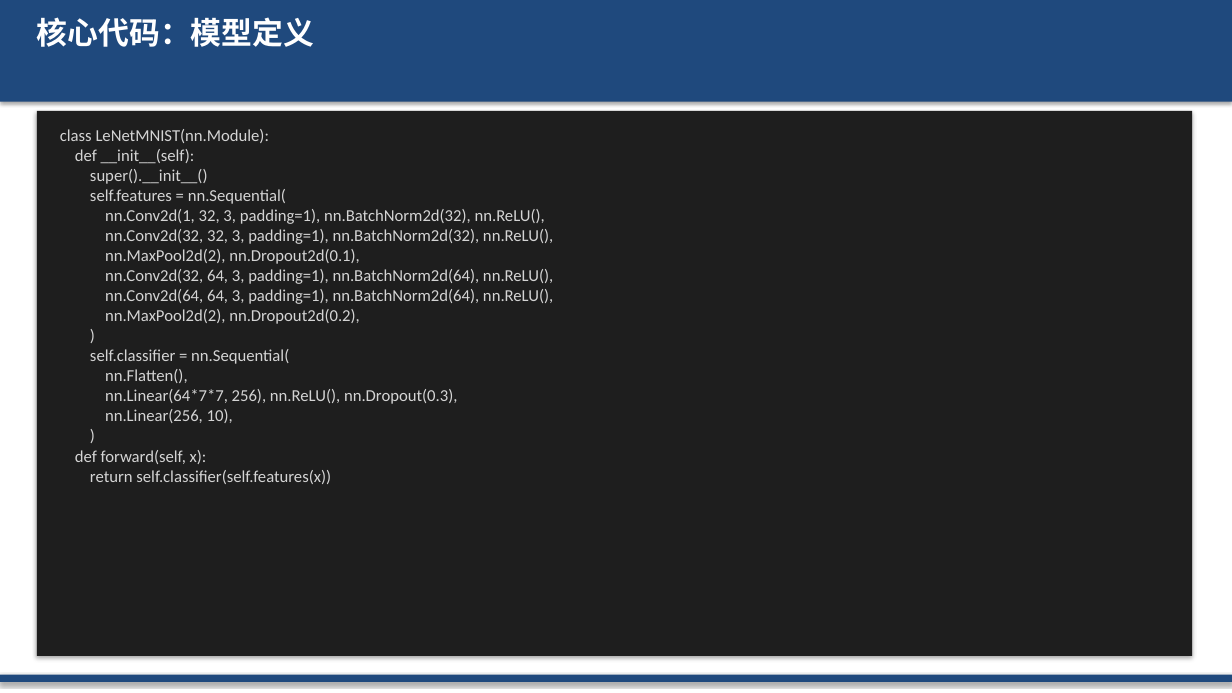
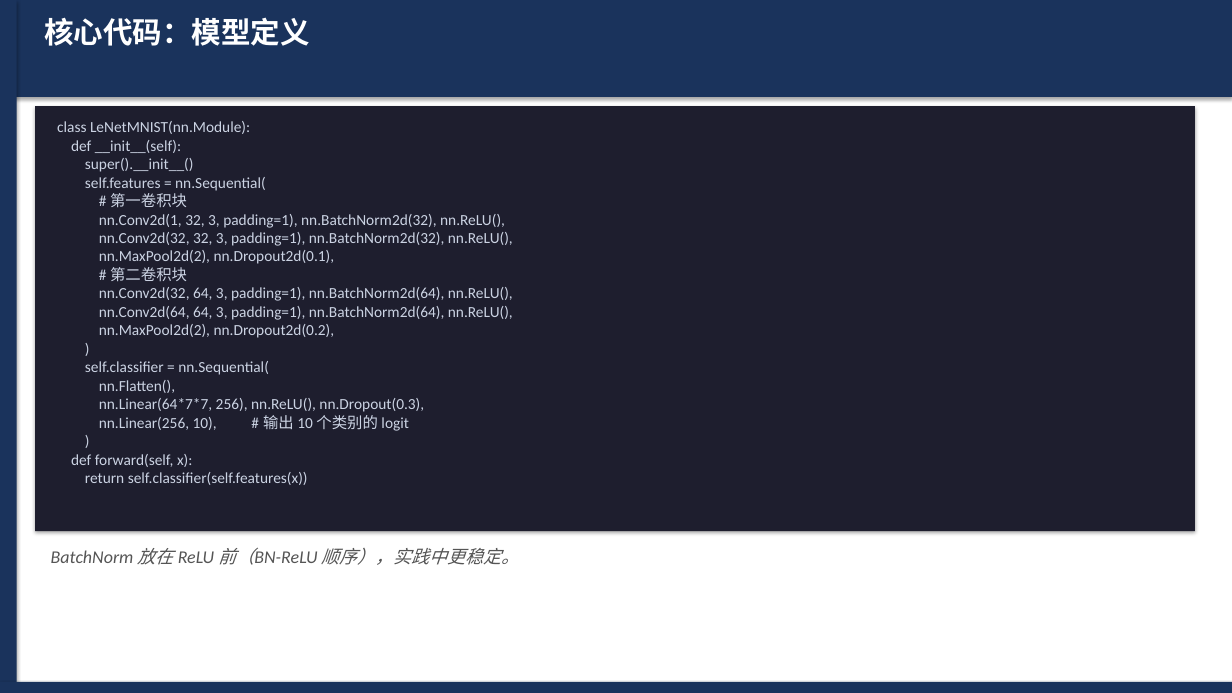
Before and after one commit to WevYang/deep_learning_task, a slide deck: slide 6 of reports/exp1_cnn_mnist.pptx (slide 7 before the commit). Drawn at 1232x693 pixels with LibreOffice and Linux fonts; fonts in the diff are those of the drawing. Boxes give left, top, right and bottom in pixels: in the first picture for what was removed or moved away, otherwise in the second. Text is boxed around its words. In the diff, an @@ line names an element or a change of style, - is before the commit and + after.

```diff
--- a/reports/exp1_cnn_mnist.pptx
+++ b/reports/exp1_cnn_mnist.pptx
@@ rectangle: place and size @@
-rectangle at box(0, 0, 1232, 102)
+rectangle at box(0, 0, 1232, 97)
@@ rectangle at box(0, 0, 1232, 97): fill #1F497D to #1A335C @@
@@ rectangle added at box(0, 0, 17, 693), fill #1A335C @@
@@ text "核心代码：模型定义": place and size @@
-text "核心代码：模型定义" at box(37, 17, 314, 47)
+text "核心代码：模型定义" at box(44, 17, 310, 46)
@@ text "核心代码：模型定义" at box(44, 17, 310, 46): size 24 to 23 pt @@
@@ rectangle: place and size @@
-rectangle at box(37, 111, 1192, 656)
+rectangle at box(35, 106, 1195, 531)
@@ rectangle at box(35, 106, 1195, 531): fill #1E1E1E to #1E1E2E @@
@@ text at box(57, 121, 513, 485): text changed; size 13 to 12 pt; text colour #D4D4D4 to #CBD3E3 @@
-class LeNetMNIST(nn.Module):
-def __init__(self):
-super().__init__()
-self.features = nn.Sequential(
-nn.Conv2d(1, 32, 3, padding=1), nn.BatchNorm2d(32), nn.ReLU(),
-nn.Conv2d(32, 32, 3, padding=1), nn.BatchNorm2d(32), nn.ReLU(),
-nn.MaxPool2d(2), nn.Dropout2d(0.1),
-nn.Conv2d(32, 64, 3, padding=1), nn.BatchNorm2d(64), nn.ReLU(),
-nn.Conv2d(64, 64, 3, padding=1), nn.BatchNorm2d(64), nn.ReLU(),
-nn.MaxPool2d(2), nn.Dropout2d(0.2),
-)
-self.classifier = nn.Sequential(
-nn.Flatten(),
-nn.Linear(64*7*7, 256), nn.ReLU(), nn.Dropout(0.3),
-nn.Linear(256, 10),
-)
-def forward(self, x):
-return self.classifier(self.features(x))
+class LeNetMNIST(nn.Module):
+def __init__(self):
+super().__init__()
+self.features = nn.Sequential(
+# 第一卷积块
+nn.Conv2d(1, 32, 3, padding=1), nn.BatchNorm2d(32), nn.ReLU(),
+nn.Conv2d(32, 32, 3, padding=1), nn.BatchNorm2d(32), nn.ReLU(),
+nn.MaxPool2d(2), nn.Dropout2d(0.1),
+# 第二卷积块
+nn.Conv2d(32, 64, 3, padding=1), nn.BatchNorm2d(64), nn.ReLU(),
+nn.Conv2d(64, 64, 3, padding=1), nn.BatchNorm2d(64), nn.ReLU(),
+nn.MaxPool2d(2), nn.Dropout2d(0.2),
+)
+self.classifier = nn.Sequential(
+nn.Flatten(),
+nn.Linear(64*7*7, 256), nn.ReLU(), nn.Dropout(0.3),
+nn.Linear(256, 10), # 输出 10 个类别的 logit
+)
+def forward(self, x):
+return self.classifier(self.features(x))
@@ text added at box(51, 548, 520, 565), 14 pt, text #555555, italic @@
+BatchNorm 放在 ReLU 前（BN-ReLU 顺序），实践中更稳定。
@@ rectangle at box(0, 682, 1232, 693): fill #1F497D to #1A335C @@
@@ rectangle: place and size @@
-rectangle at box(0, 675, 1232, 682)
+rectangle at box(0, 682, 1232, 693)
```
Also in this commit, not shown: 5 other slides changed, 2 slides added, 2 slides removed, 5 other files.
